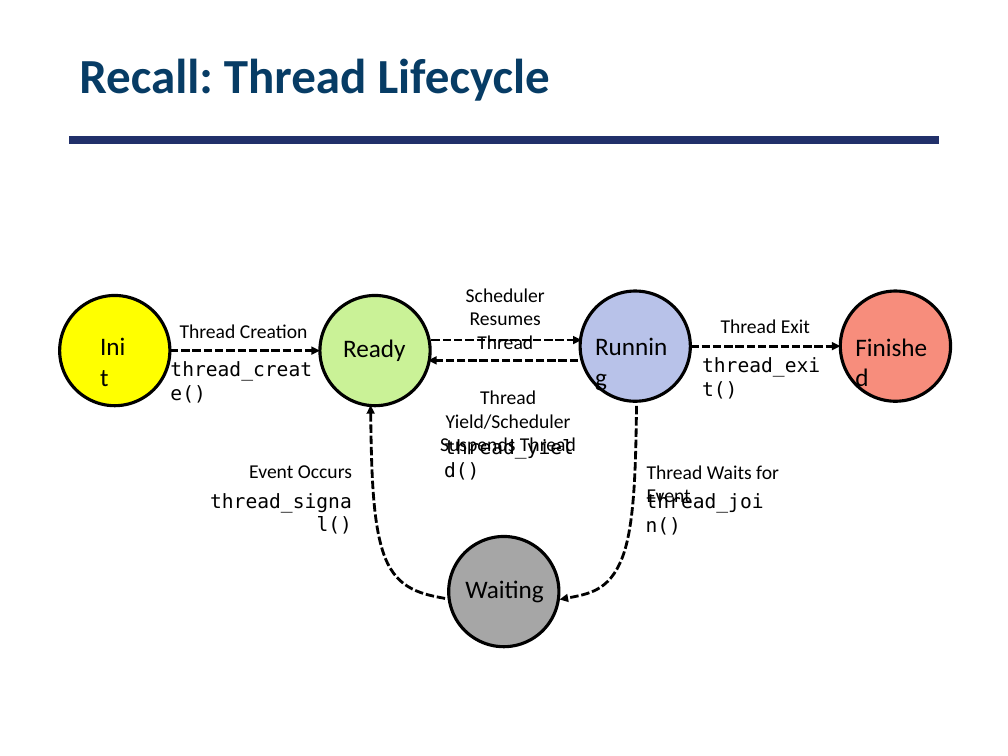
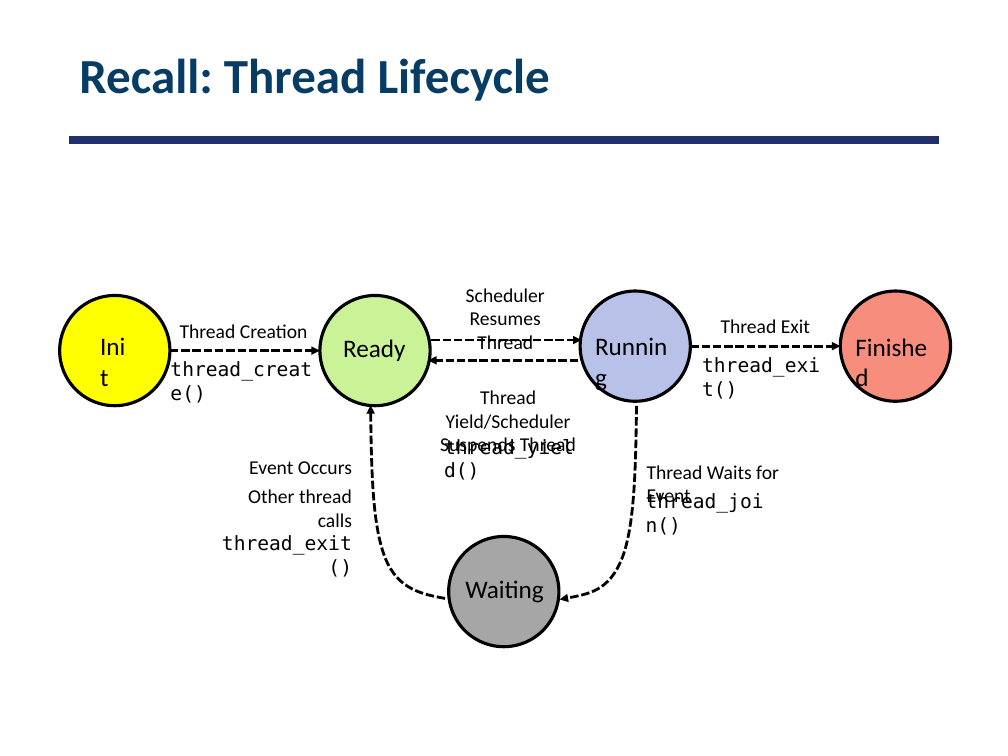
Before and after one commit to smajidzahedi/ECE350, a slide deck: slide 4 of 03-multithreaded.pptx. Drawn at 1008x756 pixels with LibreOffice and Linux fonts; fonts in the diff are those of the drawing. Boxes give left, top, right and bottom in pixels: in the first picture for what was removed or moved away, otherwise in the second. Text is boxed around its words. In the diff, an @@ line names an element or a change of style, - is before the commit and + after.

Commit message:
fixed typo in thread lifecycle slide

```diff
--- a/03-multithreaded.pptx
+++ b/03-multithreaded.pptx
@@ text "Event Occurs": place and size @@
-text "Event Occurs" at <box>249,465,352,478</box>
+text "Event Occurs" at <box>249,461,352,474</box>
@@ text at <box>222,489,352,555</box>: text changed; font DejaVu Sans Mono to Calibri @@
-thread_signal()
+Other thread calls
+thread_exit()
```
Also in this commit, not shown: 1 other file.
